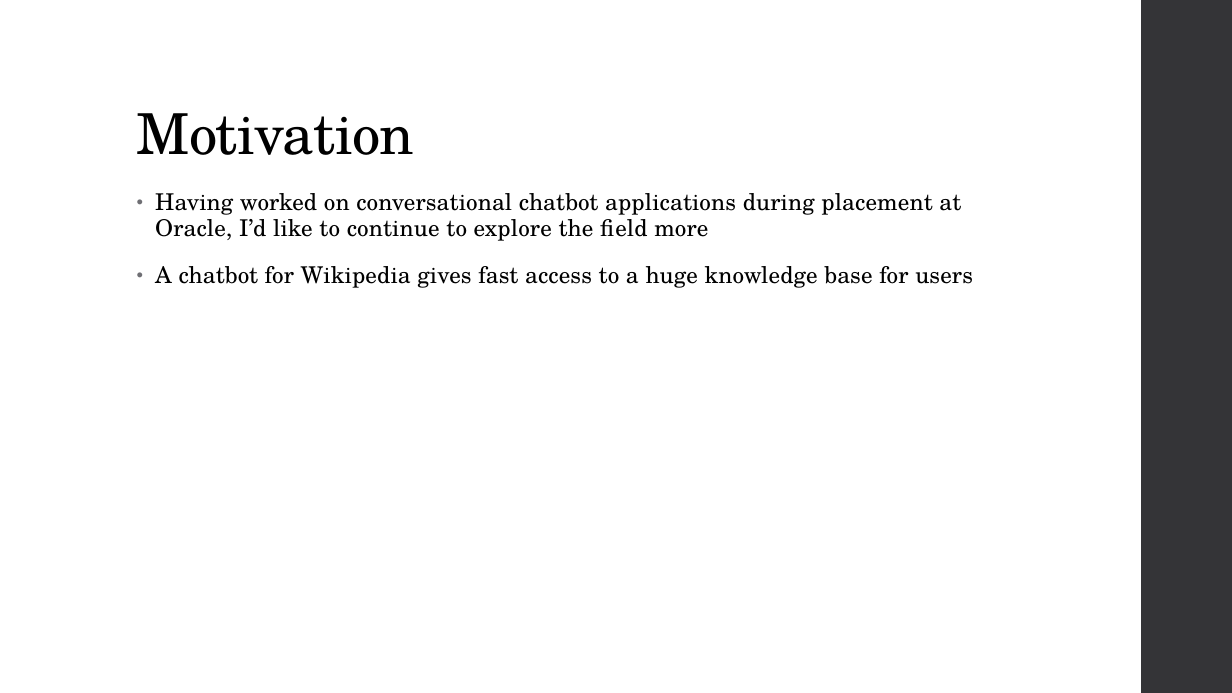
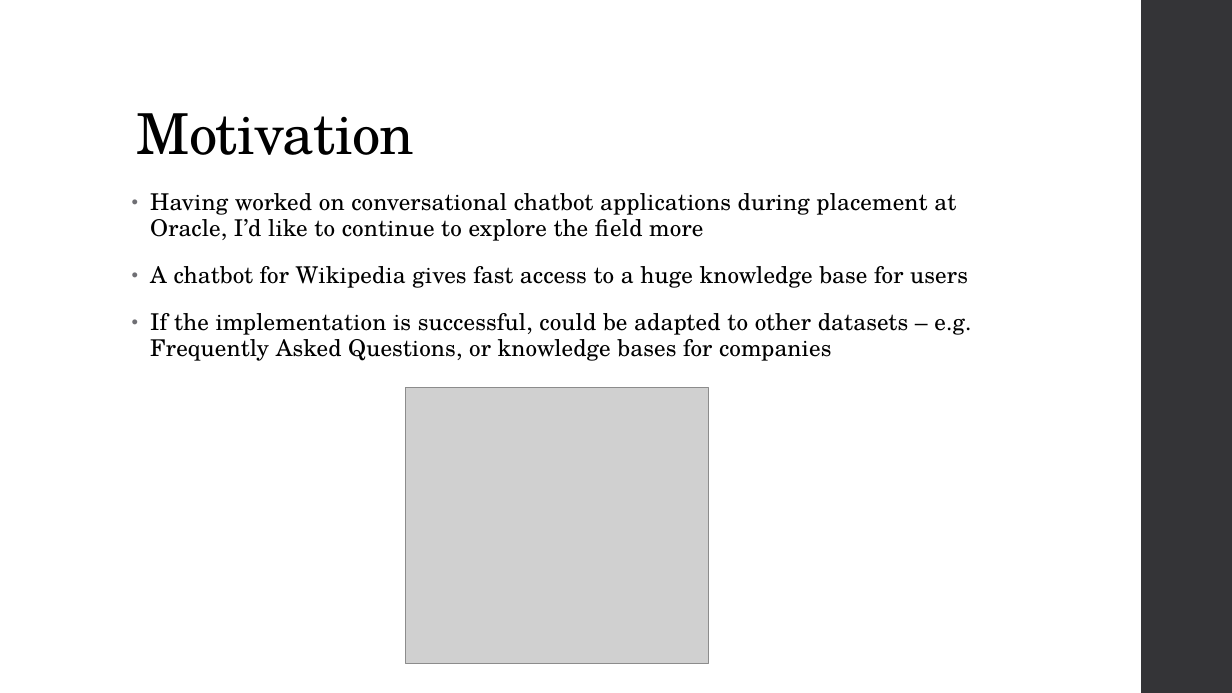
Before and after one commit to awt95/wikibot, a slide deck: slide 3 of Interim Presentation.pptx. Drawn at 1232x693 pixels with LibreOffice and Linux fonts; fonts in the diff are those of the drawing; grey boxes stand for pictures. Boxes give left, top, right and bottom in pixels: in the first picture for what was removed or moved away, otherwise in the second. Text is boxed around its words. In the diff, an @@ line names an element or a change of style, - is before the commit and + after.

Commit message:
Completed slide deck

```diff
--- a/Interim Presentation.pptx
+++ b/Interim Presentation.pptx
@@ text at (x1=150, y1=313, x2=971, y2=361): paragraph added @@
+• If the implementation is successful, could be adapted to other datasets – e.g. Frequently Asked Questions, or knowledge bases for companies
@@ picture added at (x1=406, y1=387, x2=708, y2=664) @@
```
Also in this commit, not shown: 2 other slides changed, 1 slide added, 1 slide removed, 5 other files.
